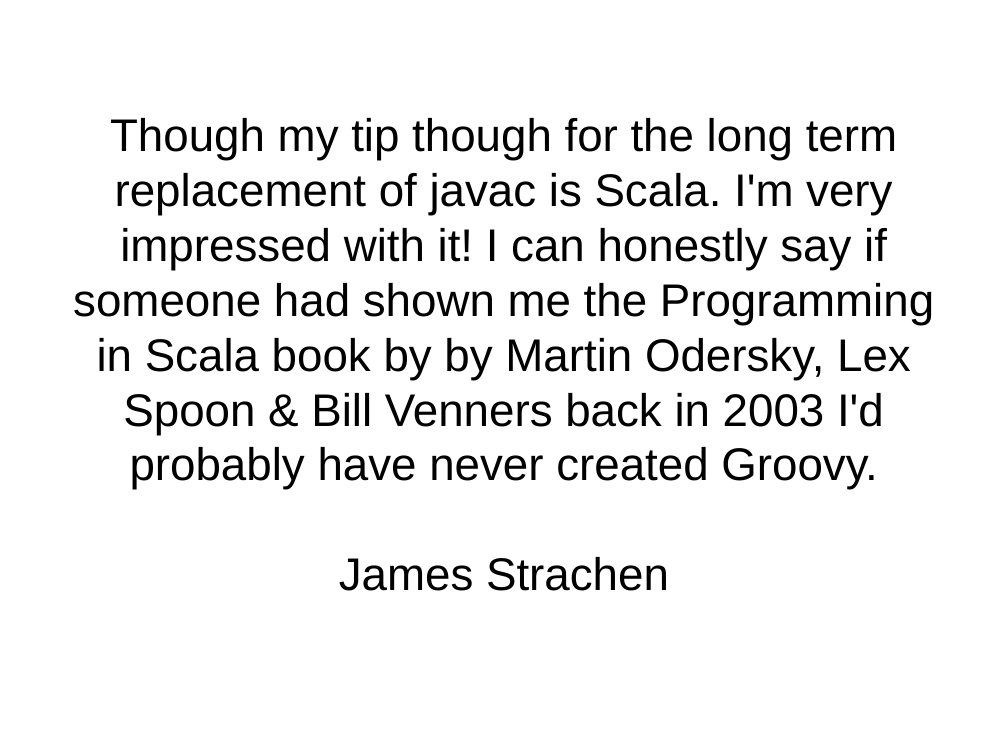
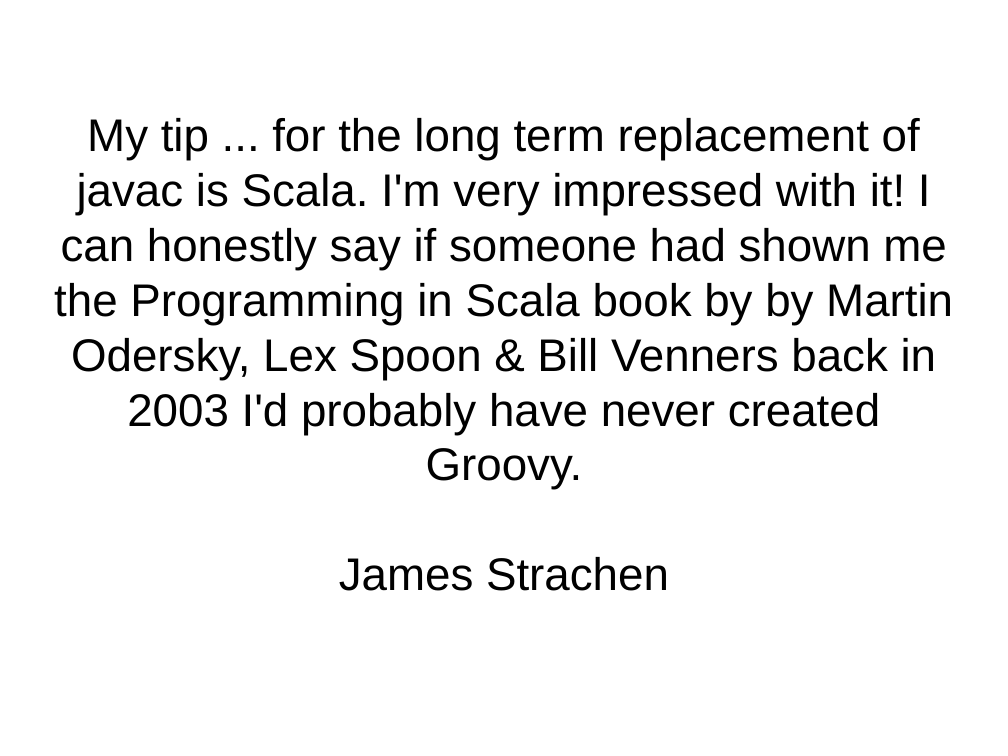
Before and after one commit to kaesler/ScalaTalk, a slide deck: slide 4 of my_slides/1.1-motivation.odp. Drawn at 1008x756 pixels with LibreOffice and Linux fonts; fonts in the diff are those of the drawing; background and template pictures are left out. Boxes give left, top, right and bottom in pixels: in the first picture for what was removed or moved away, otherwise in the second. Text is boxed around its words. In the diff, an @@ line names an element or a change of style, - is before the commit and + after.

Commit message:
1.1

```diff
--- a/my_slides/1.1-motivation.odp
+++ b/my_slides/1.1-motivation.odp
@@ subtitle at (54,118,953,490): text changed @@
-Though my tip though for the long term replacement of javac is Scala. I'm very impressed with it! I can honestly say if someone had shown me the Programming in Scala book by by Martin Odersky, Lex Spoon & Bill Venners back in 2003 I'd probably have never created Groovy.
+My tip ... for the long term replacement of javac is Scala. I'm very impressed with it! I can honestly say if someone had shown me the Programming in Scala book by by Martin Odersky, Lex Spoon & Bill Venners back in 2003 I'd probably have never created Groovy.
```
